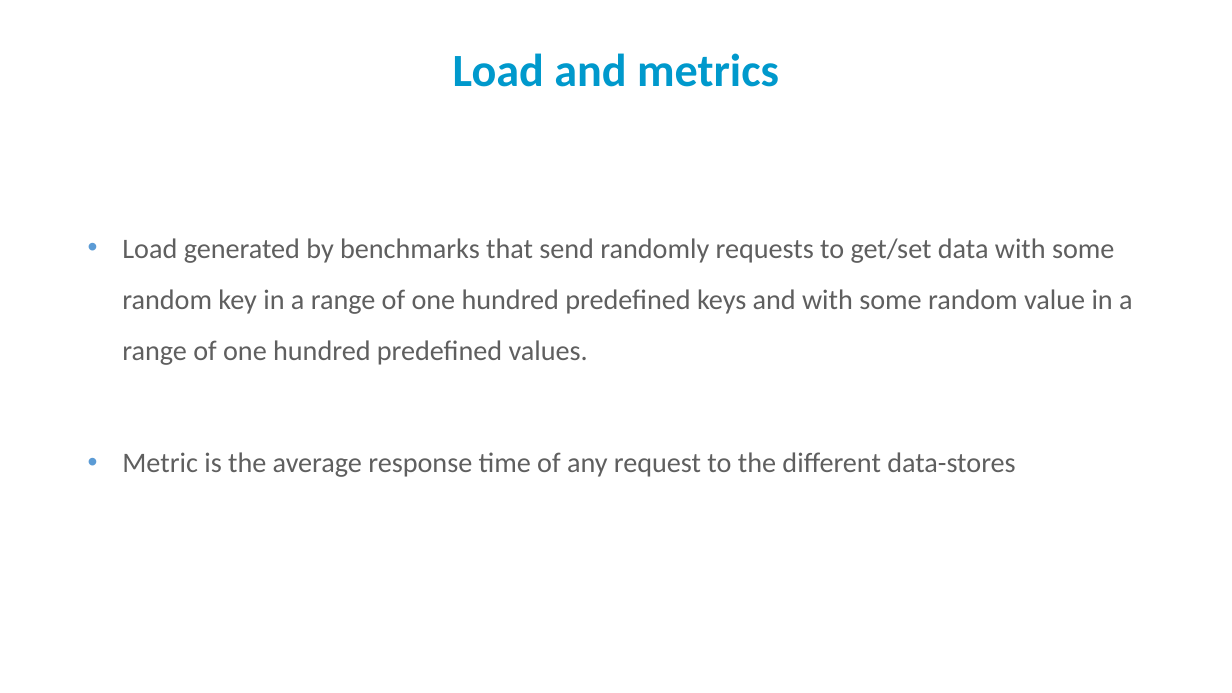
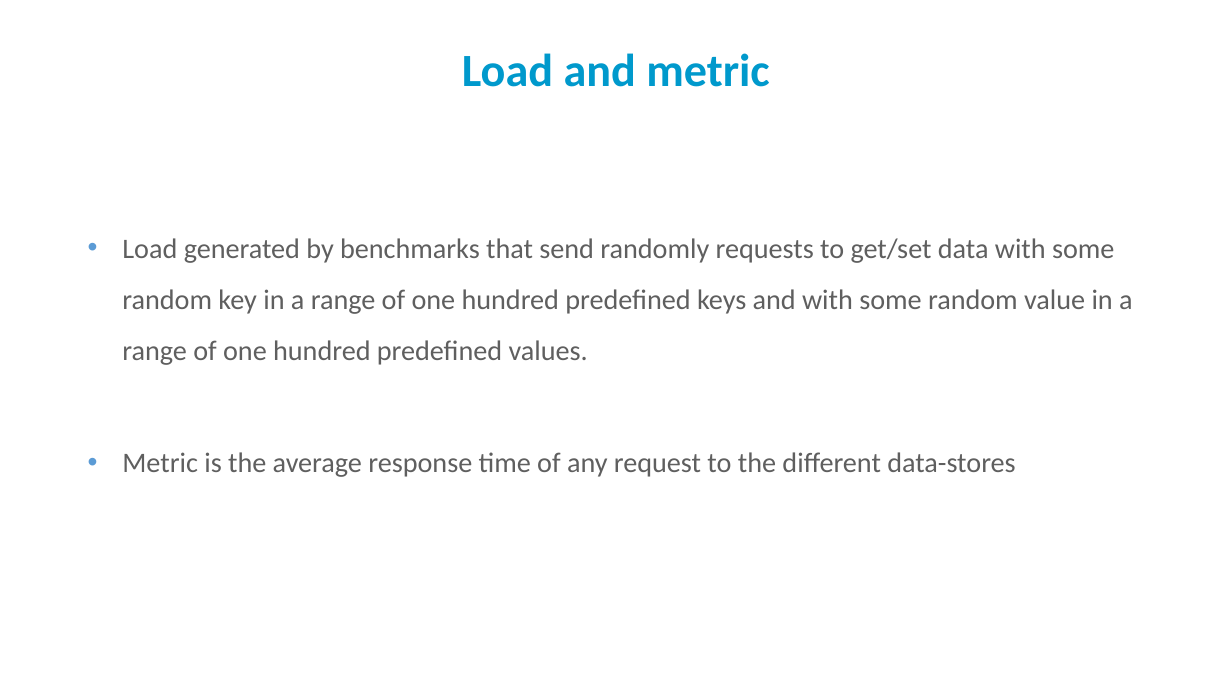
Before and after one commit to PatrickAndrade/top2developers, a slide deck: slide 7 of Perf Eval - Final presentation.pptx. Drawn at 1232x693 pixels with LibreOffice and Linux fonts; fonts in the diff are those of the drawing; background and template pictures are left out. Boxes give left, top, right and bottom in pixels: in the first picture for what was removed or moved away, otherwise in the second. Text is boxed around its words. In the diff, an @@ line names an element or a change of style, - is before the commit and + after.

```diff
--- a/Perf Eval - Final presentation.pptx
+++ b/Perf Eval - Final presentation.pptx
@@ text at (462,53,770,87): text changed @@
-Load and metrics
+Load and metric
```
Also in this commit, not shown: 9 other slides changed, 9 slides added, 5 slides removed.
